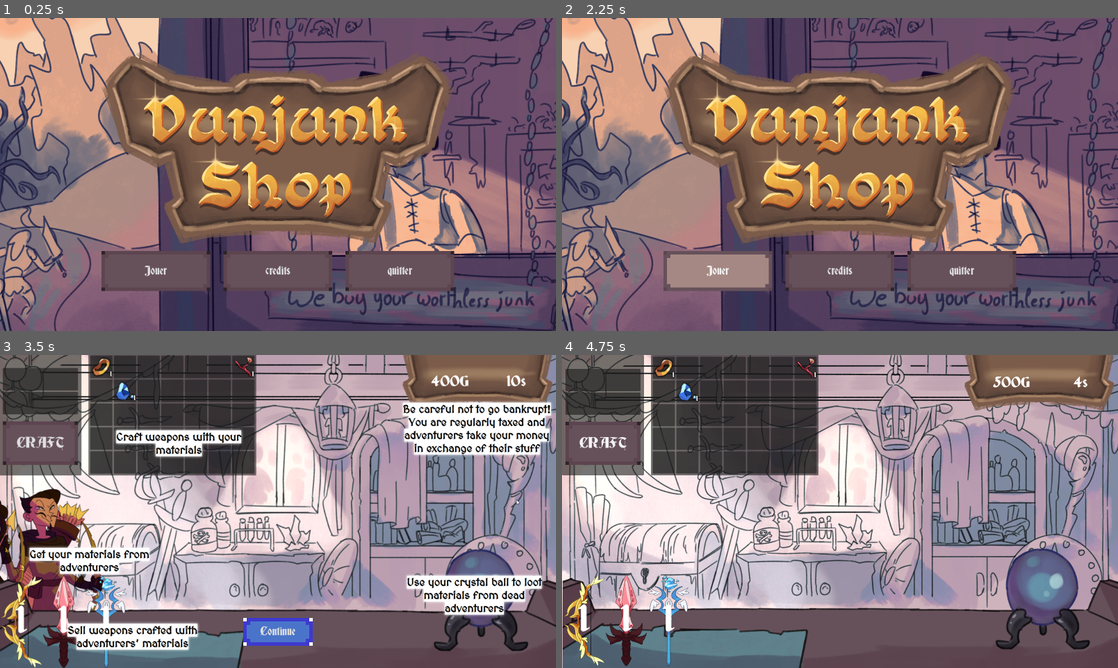
Above: before the commit, frames 1-4 (two rows, left to right).
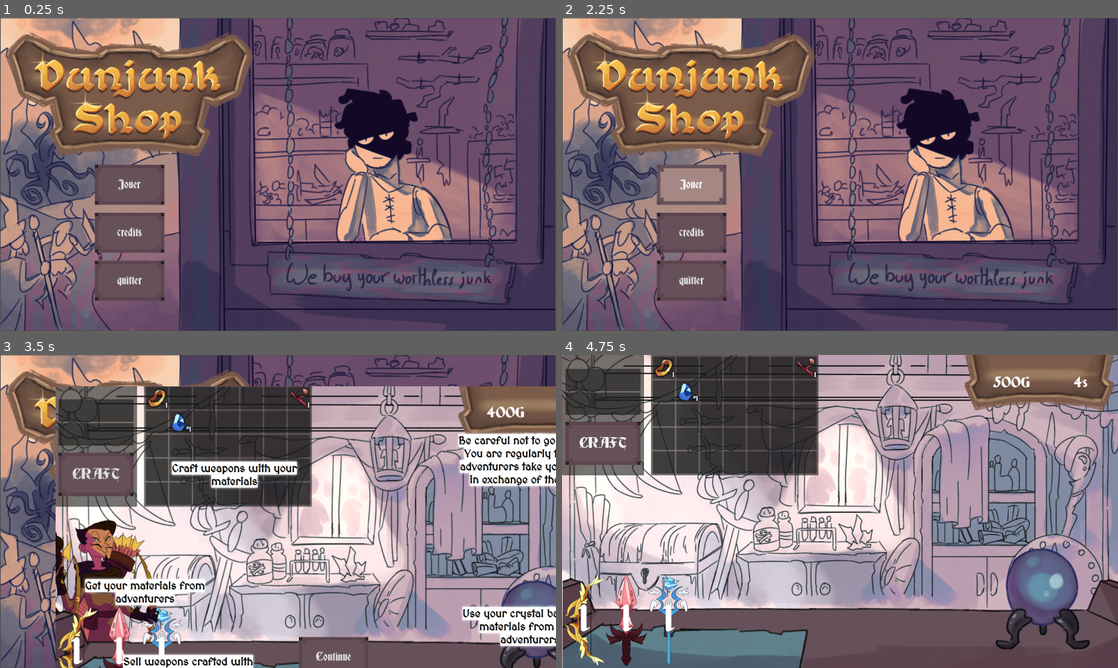
Above: after the commit, the same moments.

Repository: electron35/GMTK_Jam_Dunjunk_shop
Game: Godot game, scene res://GMTK_Jam/menuScene.tscn
Same seed, same stepped clock (60 frames per second), same inputs: the game is played once before the commit and once after it. The engine's default icon, where the game draws it, is replaced by a stand-in: a white triangle on a blue panel in a dark square. Sound files missing from this copy of the repository are replaced by a short silence.
Inputs:
- Up to frame 1 (0.25 s): no input
- Up to frame 2 (2.25 s): click "credits" at 0.5 s; click "Retour Menu" at 1.25 s; click "Jouer" at 2 s
- Up to frame 3 (3.5 s): click "Jouer" at 2.75 s
- Up to frame 4 (4.75 s): click "Continue" at 3.5 s; click "CRAFT" at 4.25 s

The runs differ from the first frame. In frame 1, 67% of the frame differs, in the area x 0-100%, y 0-100%; in frame 2, 67%; in frame 3, 79%; in frame 4, nothing differs.

Commit message:
change title button menu

Diff:
--- a/GMTK_Jam/menuScene.tscn
+++ b/GMTK_Jam/menuScene.tscn
@@ -1,7 +1,6 @@
-[gd_scene load_steps=12 format=3 uid="uid://b3h11upyg5g0h"]
+[gd_scene load_steps=11 format=3 uid="uid://b3h11upyg5g0h"]
 
 [ext_resource type="Script" path="res://GMTK_Jam/script/menuScene.gd" id="1_jbbfw"]
-[ext_resource type="Theme" uid="uid://b23gfgab88oos" path="res://GMTK_Jam/Resources/themegame/theme.tres" id="2_adlbs"]
 [ext_resource type="Texture2D" uid="uid://dfs61avc3h0ol" path="res://GMTK_Jam/Resources/UIElement/TITLE_SCREEN.png" id="2_b8p6s"]
 [ext_resource type="Texture2D" uid="uid://dfymtj6havkom" path="res://GMTK_Jam/Resources/UIElement/LOGO.png" id="3_v61yf"]
 [ext_resource type="Theme" uid="uid://cqqhu72pwahb1" path="res://GMTK_Jam/Resources/themegame/inventaire.tres" id="4_w1i3b"]
@@ -12,30 +11,94 @@
 [ext_resource type="AudioStream" uid="uid://dghtj2i3gsexf" path="res://GMTK_Jam/Resources/Sound/Sfx/FIGHTER_BAD.wav" id="7_pp50o"]
 [ext_resource type="Texture2D" uid="uid://cnie4rt3dfetq" path="res://GMTK_Jam/Resources/sprite/Menu/tutorial.png" id="9_a1jcl"]
 
-[node name="Menu" type="CenterContainer"]
+[node name="Menu" type="Control"]
 custom_minimum_size = Vector2(1200, 800)
-anchors_preset = 15
-anchor_right = 1.0
-anchor_bottom = 1.0
-grow_horizontal = 2
-grow_vertical = 2
-size_flags_horizontal = 3
-size_flags_vertical = 3
+layout_mode = 3
+anchors_preset = 15
+anchor_right = 1.0
+anchor_bottom = 1.0
+grow_horizontal = 2
+grow_vertical = 2
 script = ExtResource("1_jbbfw")
 
 [node name="TextureRect" type="TextureRect" parent="."]
-custom_minimum_size = Vector2(1600, 900)
-layout_mode = 2
+layout_mode = 1
+anchors_preset = 15
+anchor_right = 1.0
+anchor_bottom = 1.0
+offset_left = 2.0
+offset_top = 1.0
+offset_right = -2.0
+offset_bottom = -1.0
+grow_horizontal = 2
+grow_vertical = 2
 texture = ExtResource("2_b8p6s")
+expand_mode = 1
 
 [node name="MenuGame" type="VBoxContainer" parent="."]
 custom_minimum_size = Vector2(0, 320)
+layout_mode = 1
+offset_left = 13.0
+offset_top = 5.0
+offset_right = 733.0
+offset_bottom = 967.0
+
+[node name="border5" type="Container" parent="MenuGame"]
+custom_minimum_size = Vector2(0, 30)
 layout_mode = 2
 
 [node name="TextureRect" type="TextureRect" parent="MenuGame"]
-custom_minimum_size = Vector2(540, 160)
-layout_mode = 2
+custom_minimum_size = Vector2(720, 360)
+layout_mode = 2
+size_flags_horizontal = 4
+size_flags_vertical = 4
 texture = ExtResource("3_v61yf")
+expand_mode = 3
+
+[node name="border4" type="Container" parent="MenuGame"]
+custom_minimum_size = Vector2(0, 15)
+layout_mode = 2
+
+[node name="Jouer" type="Button" parent="MenuGame"]
+unique_name_in_owner = true
+custom_minimum_size = Vector2(200, 80)
+layout_mode = 2
+size_flags_horizontal = 4
+size_flags_vertical = 4
+focus_mode = 0
+theme = ExtResource("4_w1i3b")
+theme_override_font_sizes/font_size = 32
+text = "Jouer"
+
+[node name="border3" type="Container" parent="MenuGame"]
+custom_minimum_size = Vector2(0, 15)
+layout_mode = 2
+
+[node name="Credits" type="Button" parent="MenuGame"]
+unique_name_in_owner = true
+custom_minimum_size = Vector2(200, 80)
+layout_mode = 2
+size_flags_horizontal = 4
+size_flags_vertical = 4
+focus_mode = 0
+theme = ExtResource("4_w1i3b")
+theme_override_font_sizes/font_size = 32
+text = "credits"
+
+[node name="border2" type="Container" parent="MenuGame"]
+custom_minimum_size = Vector2(0, 15)
+layout_mode = 2
+
+[node name="Quitter" type="Button" parent="MenuGame"]
+unique_name_in_owner = true
+custom_minimum_size = Vector2(200, 80)
+layout_mode = 2
+size_flags_horizontal = 4
+size_flags_vertical = 4
+focus_mode = 0
+theme = ExtResource("4_w1i3b")
+theme_override_font_sizes/font_size = 32
+text = "quitter"
 
 [node name="MarginContainer" type="MarginContainer" parent="MenuGame"]
 layout_mode = 2
@@ -48,52 +111,16 @@
 size_flags_vertical = 4
 size_flags_stretch_ratio = 0.0
 alignment = 1
-
-[node name="Jouer" type="Button" parent="MenuGame/MarginContainer/VBoxContainer"]
-unique_name_in_owner = true
-custom_minimum_size = Vector2(200, 80)
-layout_mode = 2
-size_flags_horizontal = 3
-size_flags_vertical = 4
-focus_mode = 0
-theme = ExtResource("4_w1i3b")
-theme_override_font_sizes/font_size = 32
-text = "Jouer"
-
-[node name="border3" type="Container" parent="MenuGame/MarginContainer/VBoxContainer"]
-custom_minimum_size = Vector2(30, 0)
-layout_mode = 2
-
-[node name="Credits" type="Button" parent="MenuGame/MarginContainer/VBoxContainer"]
-unique_name_in_owner = true
-custom_minimum_size = Vector2(200, 80)
-layout_mode = 2
-size_flags_horizontal = 3
-size_flags_vertical = 4
-focus_mode = 0
-theme = ExtResource("4_w1i3b")
-theme_override_font_sizes/font_size = 32
-text = "credits"
-
-[node name="border2" type="Container" parent="MenuGame/MarginContainer/VBoxContainer"]
-custom_minimum_size = Vector2(30, 0)
-layout_mode = 2
-
-[node name="Quitter" type="Button" parent="MenuGame/MarginContainer/VBoxContainer"]
-unique_name_in_owner = true
-custom_minimum_size = Vector2(200, 80)
-layout_mode = 2
-size_flags_horizontal = 3
-size_flags_vertical = 4
-focus_mode = 0
-theme = ExtResource("4_w1i3b")
-theme_override_font_sizes/font_size = 32
-text = "quitter"
 
 [node name="creditMap" type="Control" parent="."]
 visible = false
 custom_minimum_size = Vector2(720, 720)
-layout_mode = 2
+layout_mode = 1
+anchors_preset = 15
+anchor_right = 1.0
+anchor_bottom = 1.0
+grow_horizontal = 2
+grow_vertical = 2
 
 [node name="VBoxContainer" type="VBoxContainer" parent="creditMap"]
 layout_mode = 1
@@ -105,8 +132,12 @@
 alignment = 2
 
 [node name="TextureRect" type="TextureRect" parent="creditMap/VBoxContainer"]
-layout_mode = 2
+custom_minimum_size = Vector2(720, 360)
+layout_mode = 2
+size_flags_horizontal = 4
+size_flags_vertical = 4
 texture = ExtResource("5_rrd1o")
+expand_mode = 5
 
 [node name="border" type="Container" parent="creditMap/VBoxContainer"]
 custom_minimum_size = Vector2(0, 10)
@@ -122,6 +153,10 @@
 theme = ExtResource("4_w1i3b")
 theme_override_font_sizes/font_size = 32
 text = "Retour Menu"
+
+[node name="border2" type="Container" parent="creditMap/VBoxContainer"]
+custom_minimum_size = Vector2(0, 70)
+layout_mode = 2
 
 [node name="Musique" type="AudioStreamPlayer" parent="."]
 stream = ExtResource("5_qmljc")
@@ -143,6 +178,10 @@
 visible = false
 custom_minimum_size = Vector2(1600, 900)
 layout_mode = 2
+offset_left = 160.0
+offset_top = 90.0
+offset_right = 1760.0
+offset_bottom = 990.0
 
 [node name="Tutorial" type="TextureRect" parent="MarginContainer"]
 layout_mode = 2
@@ -162,7 +201,7 @@
 size_flags_horizontal = 4
 size_flags_vertical = 4
 focus_mode = 0
-theme = ExtResource("2_adlbs")
+theme = ExtResource("4_w1i3b")
 theme_override_font_sizes/font_size = 32
 text = "Continue"
 
@@ -170,9 +209,9 @@
 custom_minimum_size = Vector2(0, 60)
 layout_mode = 2
 
-[connection signal="pressed" from="MenuGame/MarginContainer/VBoxContainer/Jouer" to="." method="_on_jouer_pressed"]
-[connection signal="pressed" from="MenuGame/MarginContainer/VBoxContainer/Credits" to="." method="_on_credits_pressed"]
-[connection signal="pressed" from="MenuGame/MarginContainer/VBoxContainer/Quitter" to="." method="_on_quitter_pressed"]
+[connection signal="pressed" from="MenuGame/Jouer" to="." method="_on_jouer_pressed"]
+[connection signal="pressed" from="MenuGame/Credits" to="." method="_on_credits_pressed"]
+[connection signal="pressed" from="MenuGame/Quitter" to="." method="_on_quitter_pressed"]
 [connection signal="pressed" from="creditMap/VBoxContainer/Retour" to="." method="_on_credits_pressed"]
 [connection signal="pressed" from="creditMap/VBoxContainer/Retour" to="." method="_on_retour_pressed"]
 [connection signal="pressed" from="MarginContainer/VBoxContainer/Continue" to="." method="_on_credits_pressed"]
--- a/GMTK_Jam/script/menuScene.gd
+++ b/GMTK_Jam/script/menuScene.gd
@@ -1,4 +1,4 @@
-extends CenterContainer
+extends Control
 
 # Called when the node enters the scene tree for the first time.
 func _ready():
